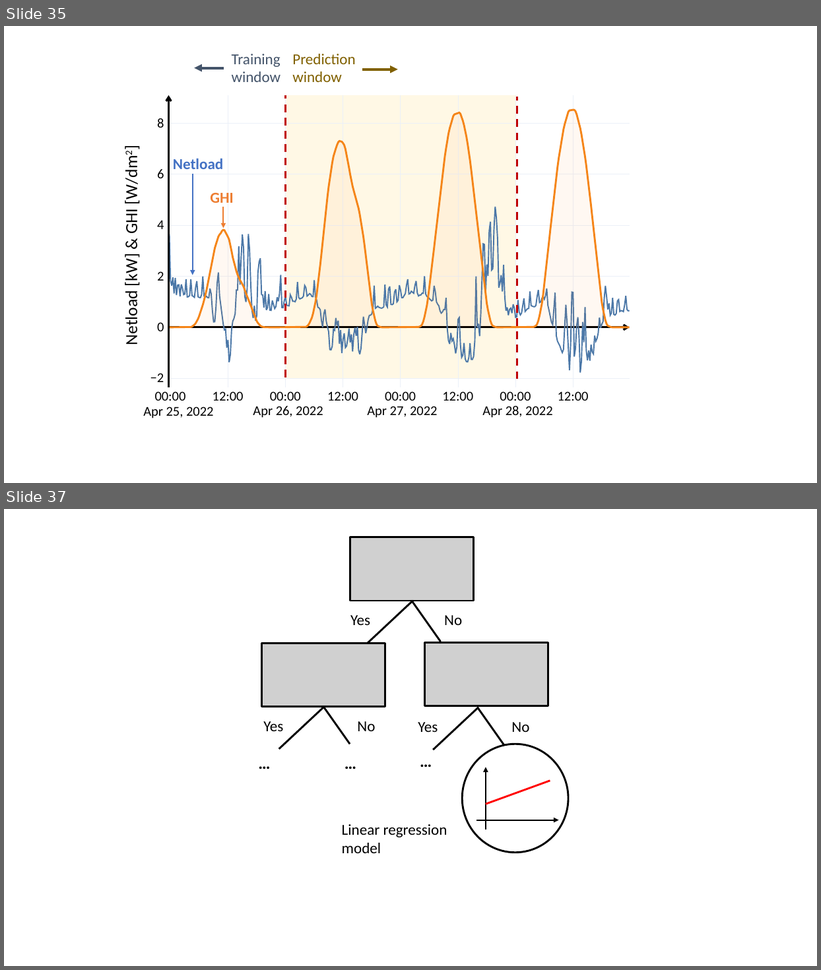
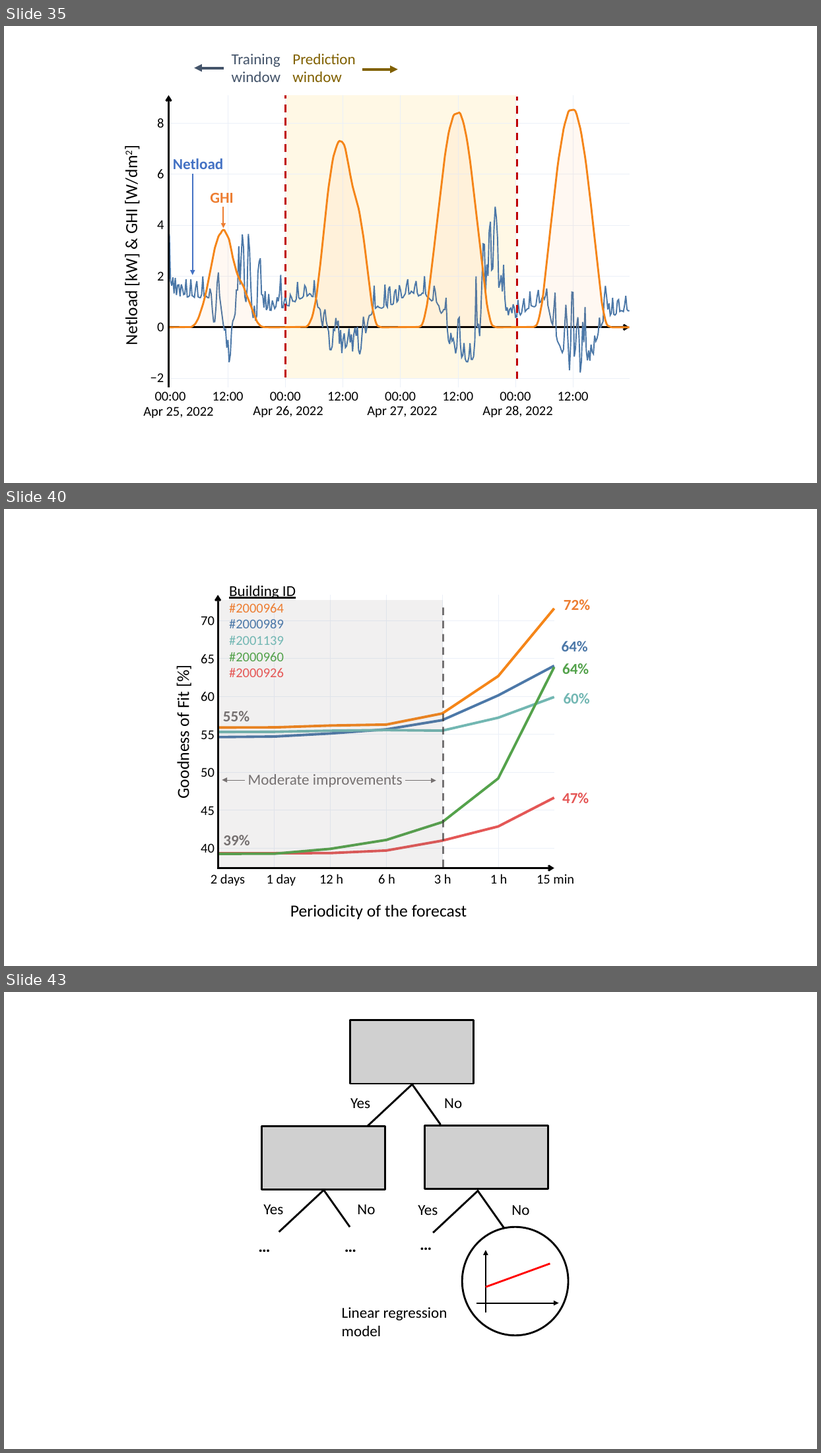
Before and after one commit to Jonathan56/supplementary_thesis, a slide deck: figures.pptx. Shown one above the other, each under a label of ours: slides 35 and 37 before the commit, slides 35, 40 and 43 after it; the slides between them are not shown. The pictures are 821x970 and 821x1453 pixels, drawn with LibreOffice and Linux fonts; fonts in the diff are those of the drawing; grey boxes stand for pictures. Boxes give left, top, right and bottom in pixels: in the first picture for what was removed or moved away, otherwise in the second. Text is boxed around its words. In the diff, an @@ line names an element or a change of style, - is before the commit and + after.

```diff
--- a/figures.pptx
+++ b/figures.pptx
@@ slide 40 added at bbox=[4, 509, 817, 966], background #FFFFFF @@
@@ text added at bbox=[229, 586, 296, 677], 16 pt, text #000000 @@
+Building ID
+#2000964
+#2000989
+#2001139
+#2000960
+#2000926
@@ rectangle added at bbox=[217, 600, 443, 867], fill #767171 at 10% opacity @@
@@ freeform shape added at bbox=[443, 605, 461, 867], outline #3B3838 2.25 pt dashed @@
@@ text added at bbox=[564, 599, 590, 610], 18 pt, text #ED7D31, bold @@
+72%
@@ group added at bbox=[174, 563, 574, 887]: 20 freeform shapes, 14 texts @@
+2 days
+1 day
+12 h
+6 h
+3 h
+1 h
+15 min
+40
+45
+50
+55
+60
+65
+70
@@ text added at bbox=[562, 641, 588, 652], 18 pt, text #4C78A8, bold @@
+64%
@@ text added at bbox=[562, 663, 589, 674], 18 pt, text #53A24B, bold @@
+64%
@@ text added at bbox=[173, 693, 193, 797], 20 pt, text #000000 @@
+Goodness of Fit [%]
@@ text added at bbox=[564, 693, 590, 704], 18 pt, text #72B7B3, bold @@
+60%
@@ text added at bbox=[223, 711, 250, 722], 18 pt, text #767171, bold @@
+55%
@@ arrow added from (245, 780) to (222, 780), #767171 0.5 pt @@
@@ text added at bbox=[248, 774, 403, 788], 18 pt, text #767171 @@
+Moderate improvements
@@ arrow added from (405, 781) to (436, 781), #767171 0.5 pt @@
@@ text added at bbox=[562, 793, 589, 803], 18 pt, text #E55756, bold @@
+47%
@@ text added at bbox=[223, 835, 250, 846], 18 pt, text #767171, bold @@
+39%
@@ text added at bbox=[290, 905, 467, 920], 20 pt, text #000000 @@
+Periodicity of the forecast
@@ what was slide 37 is now slide 43 @@
```
Also in this commit, not shown: 1 slide changed, 5 other slides added, 21 other files.
